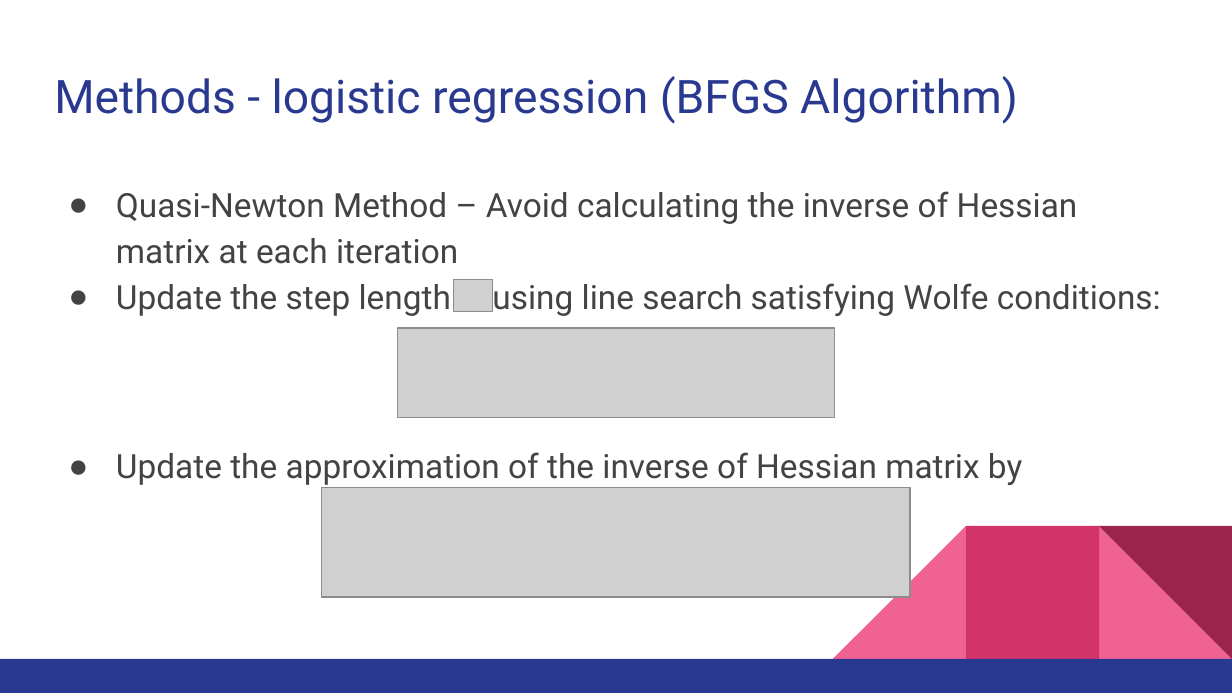
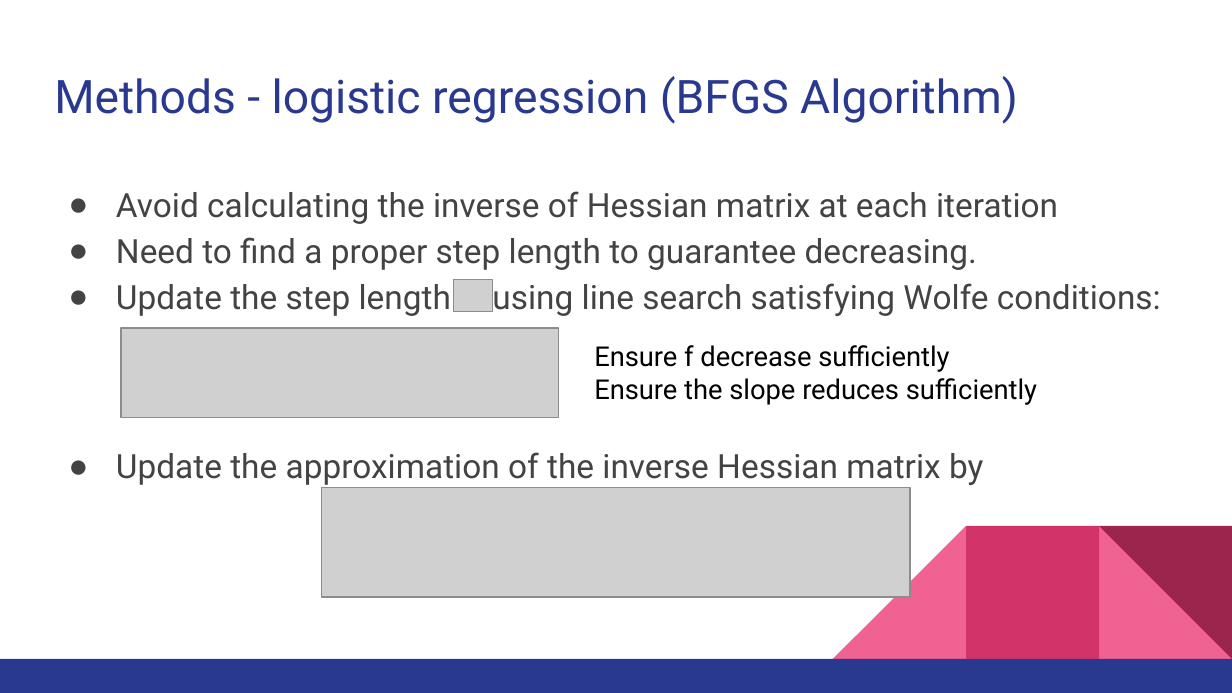
Before and after one commit to eunchong0204/bios735_group2, a slide deck: slide 18 of reports/Presentations/BIOS735_Group2_Presentation(4_27).pptx (slide 20 before the commit). Drawn at 1232x693 pixels with LibreOffice and Linux fonts; fonts in the diff are those of the drawing; grey boxes stand for pictures. Boxes give left, top, right and bottom in pixels: in the first picture for what was removed or moved away, otherwise in the second. Text is boxed around its words. In the diff, an @@ line names an element or a change of style, - is before the commit and + after.

```diff
--- a/reports/Presentations/BIOS735_Group2_Presentation(4_27).pptx
+++ b/reports/Presentations/BIOS735_Group2_Presentation(4_27).pptx
@@ text at [116, 191, 1058, 270]: text changed @@
-● Quasi-Newton Method – Avoid calculating the inverse of Hessian matrix at each iteration
+● Avoid calculating the inverse of Hessian matrix at each iteration
+● Need to find a proper step length to guarantee decreasing.
@@ picture: place and size @@
-picture at [398, 328, 835, 418]
+picture at [121, 328, 558, 418]
@@ text added at [594, 345, 1037, 405], 16 pt, text #000000 @@
+Ensure f decrease sufficiently
+Ensure the slope reduces sufficiently
@@ text at [116, 452, 983, 485]: text changed @@
-● Update the approximation of the inverse of Hessian matrix by
+● Update the approximation of the inverse Hessian matrix by
```
Also in this commit, not shown: 12 other slides changed, 3 slides added, 3 slides removed, 2 other files.
